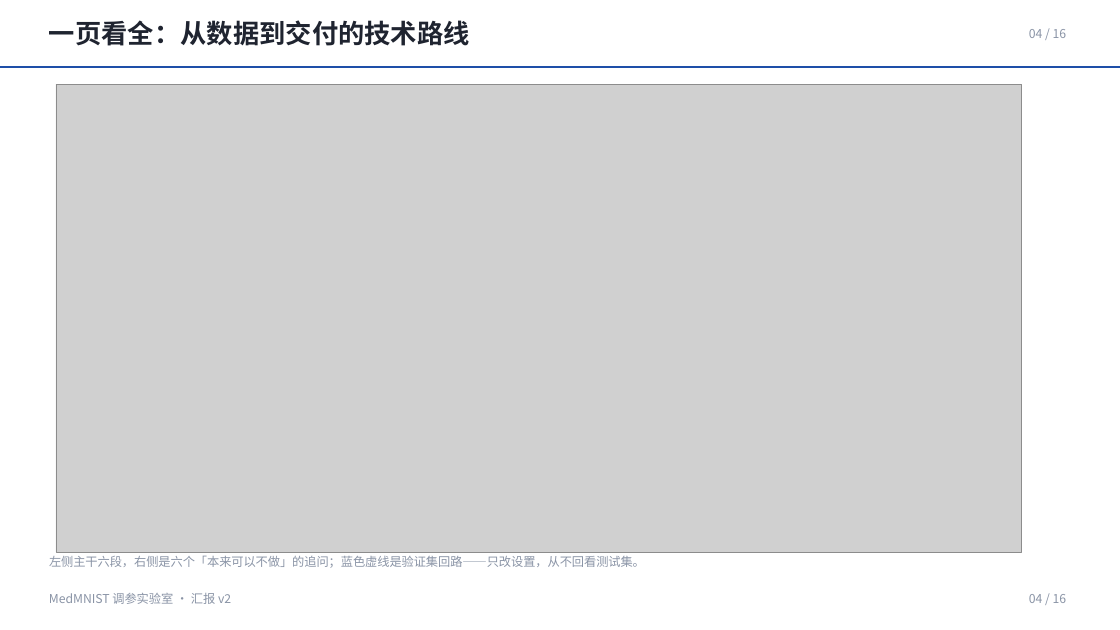
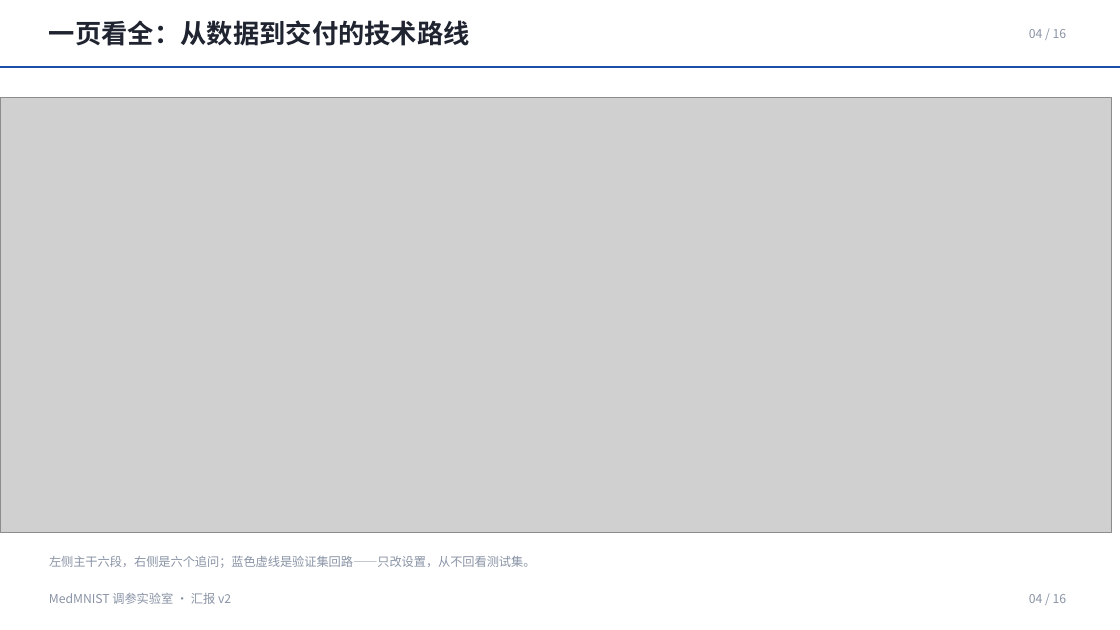
Before and after one commit to via453/medmnist-tuning-lab, a slide deck: slide 4 of MedMNIST调参实验室_汇报_v3/MedMNIST调参实验室_汇报_v3.pptx. Drawn at 1120x630 pixels with LibreOffice and Linux fonts; fonts in the diff are those of the drawing; grey boxes stand for pictures. Boxes give left, top, right and bottom in pixels: in the first picture for what was removed or moved away, otherwise in the second. Text is boxed around its words. In the diff, an @@ line names an element or a change of style, - is before the commit and + after.

```diff
--- a/MedMNIST调参实验室_汇报_v3/MedMNIST调参实验室_汇报_v3.pptx
+++ b/MedMNIST调参实验室_汇报_v3/MedMNIST调参实验室_汇报_v3.pptx
@@ picture: place and size @@
-picture at [56,84,1023,552]
+picture at [0,98,1112,533]
@@ text at [49,556,536,568]: text changed @@
-左侧主干六段，右侧是六个「本来可以不做」的追问；蓝色虚线是验证集回路——只改设置，从不回看测试集。
+左侧主干六段，右侧是六个追问；蓝色虚线是验证集回路——只改设置，从不回看测试集。
```
Also in this commit, not shown: 2 other slides changed, 1 other file.
